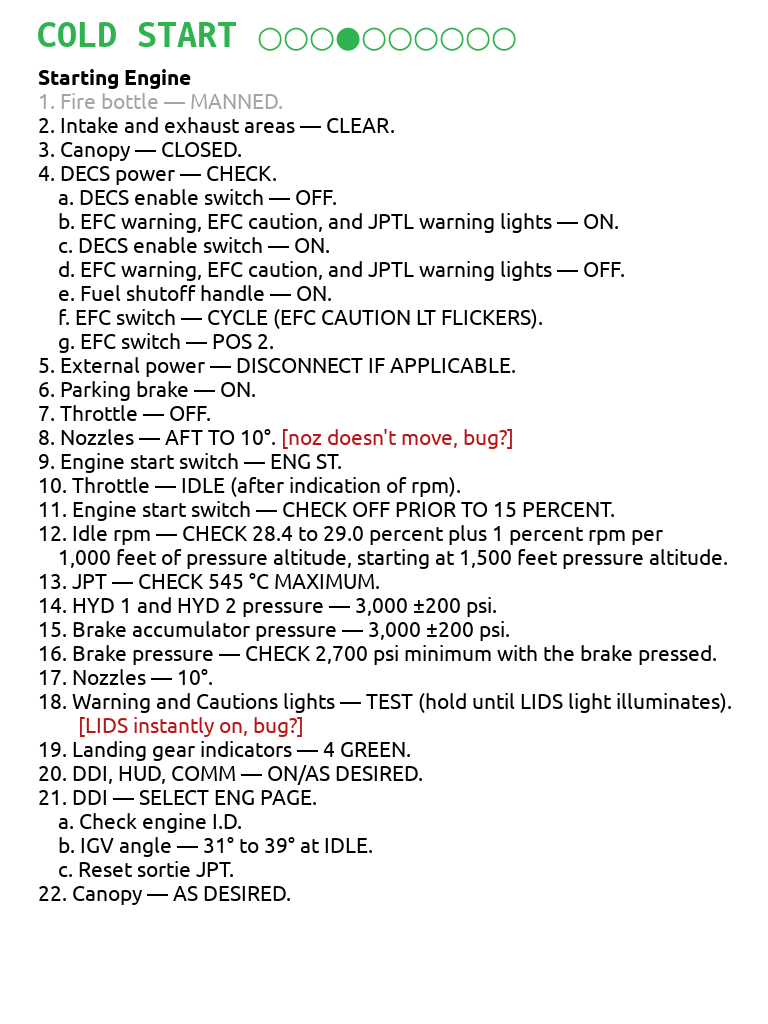
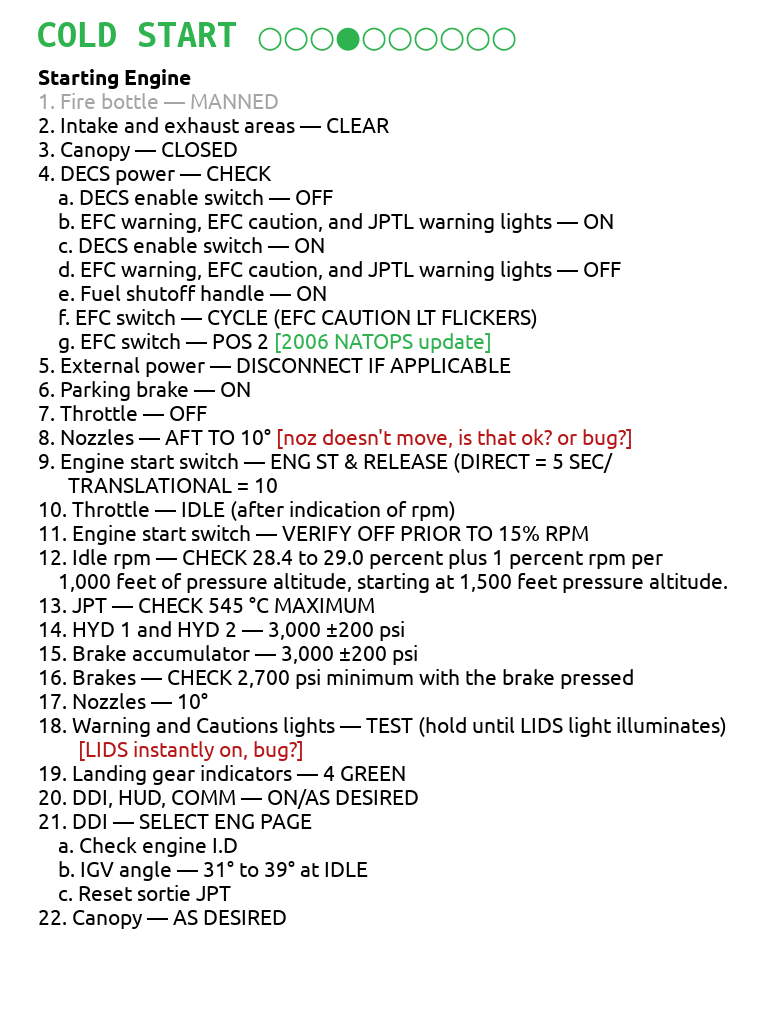
Layered file, before and after one edit (768px x 1024px). Changes by layer:
painted on "Starting Engine ..." over [39,106,731,929]
